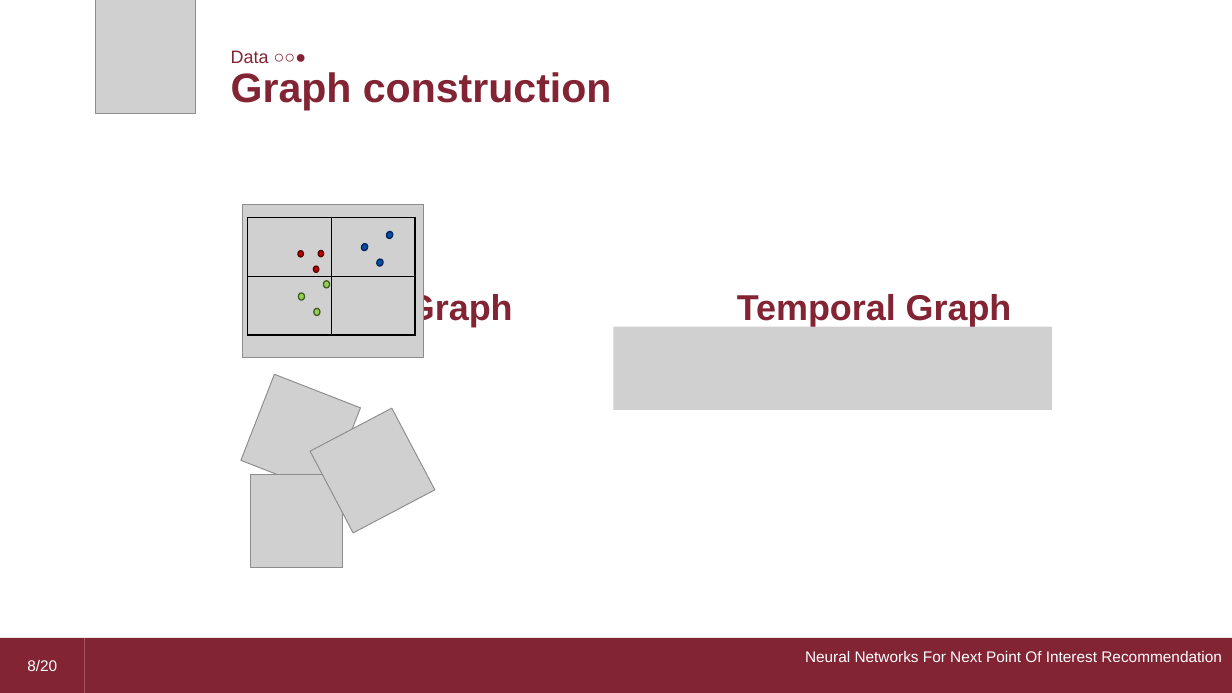
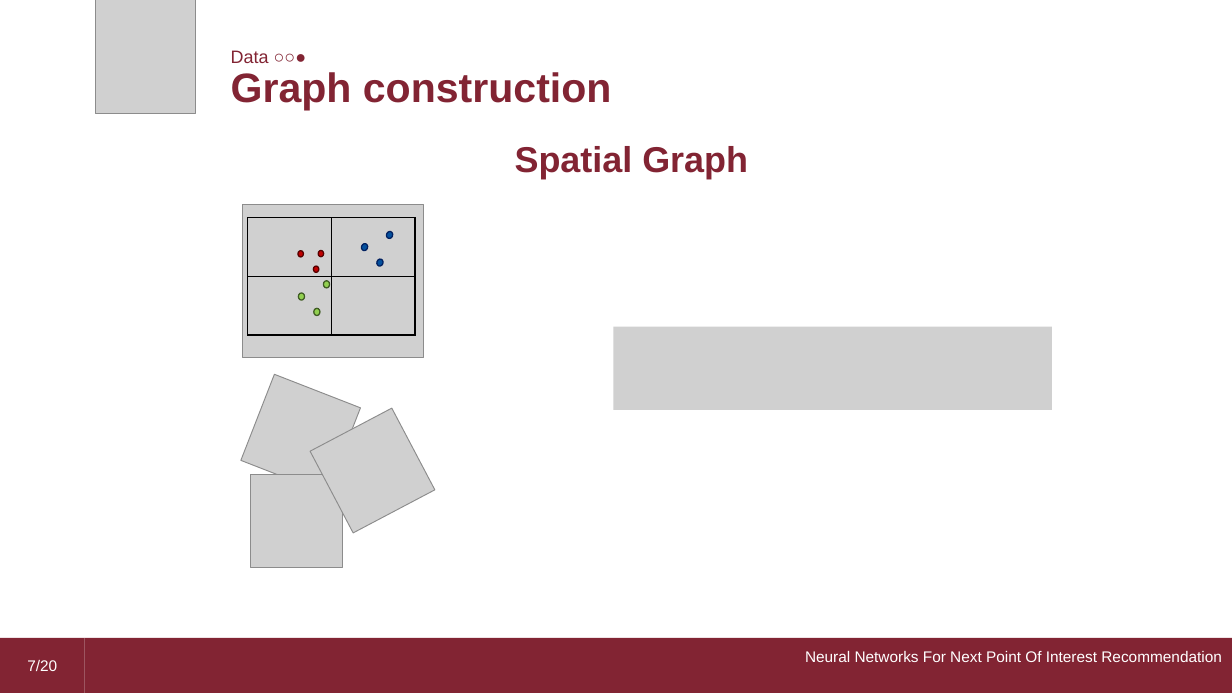
Before and after one commit to dario-loi/foursquare, a slide deck: slide 7 of presentation.pptm (slide 8 before the commit). Drawn at 1232x693 pixels with LibreOffice and Linux fonts; fonts in the diff are those of the drawing; grey boxes stand for pictures. Boxes give left, top, right and bottom in pixels: in the first picture for what was removed or moved away, otherwise in the second. Text is boxed around its words. In the diff, an @@ line names an element or a change of style, - is before the commit and + after.

```diff
--- a/presentation.pptm
+++ b/presentation.pptm
@@ text "Spatial Graph": place and size @@
-text "Spatial Graph" at box(279, 292, 513, 327)
+text "Spatial Graph" at box(515, 146, 748, 179)
@@ text removed at box(737, 294, 1012, 327) @@
-Temporal Graph
@@ page number at box(27, 660, 57, 671): text changed @@
-8/20
+7/20
```
Also in this commit, not shown: 1 other slide changed, 1 slide removed.
